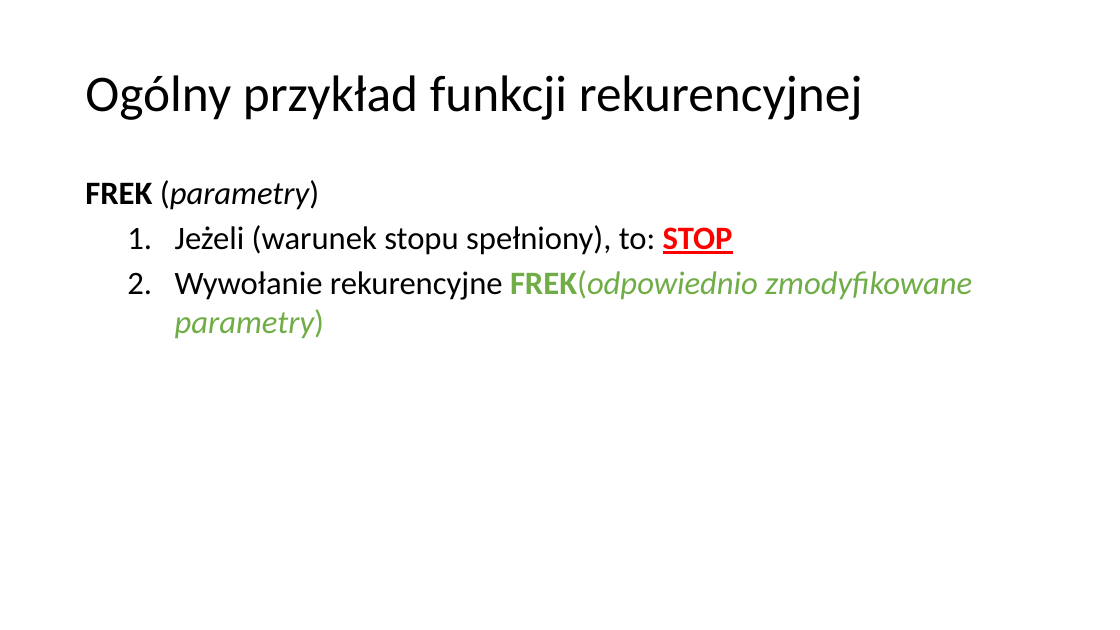
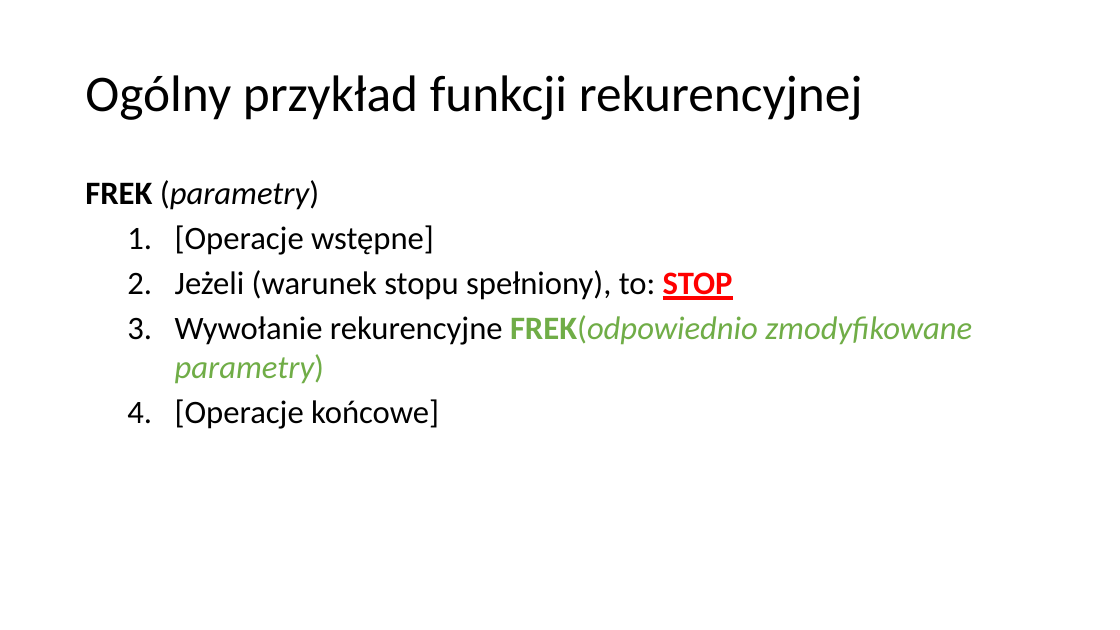
Before and after one commit to blackbat13/CS-HTiEW, a slide deck: slide 11 of Wprowadzenie do rekurencji/III. Wprowadzenie do rekurencji/Drzewo Binarne - algorytm.pptx (slide 10 before the commit). Drawn at 1120x630 pixels with LibreOffice and Linux fonts; fonts in the diff are those of the drawing. Boxes give left, top, right and bottom in pixels: in the first picture for what was removed or moved away, otherwise in the second. Text is boxed around its words. In the diff, an @@ line names an element or a change of style, - is before the commit and + after.

```diff
--- a/Wprowadzenie do rekurencji/III. Wprowadzenie do rekurencji/Drzewo Binarne - algorytm.pptx
+++ b/Wprowadzenie do rekurencji/III. Wprowadzenie do rekurencji/Drzewo Binarne - algorytm.pptx
@@ text at [175,225,434,255]: paragraph added @@
+  1. [Operacje wstępne]
@@ text at [175,399,439,429]: paragraph added @@
+  4. [Operacje końcowe]
```
Also in this commit, not shown: 5 other slides changed, 1 slide added.
